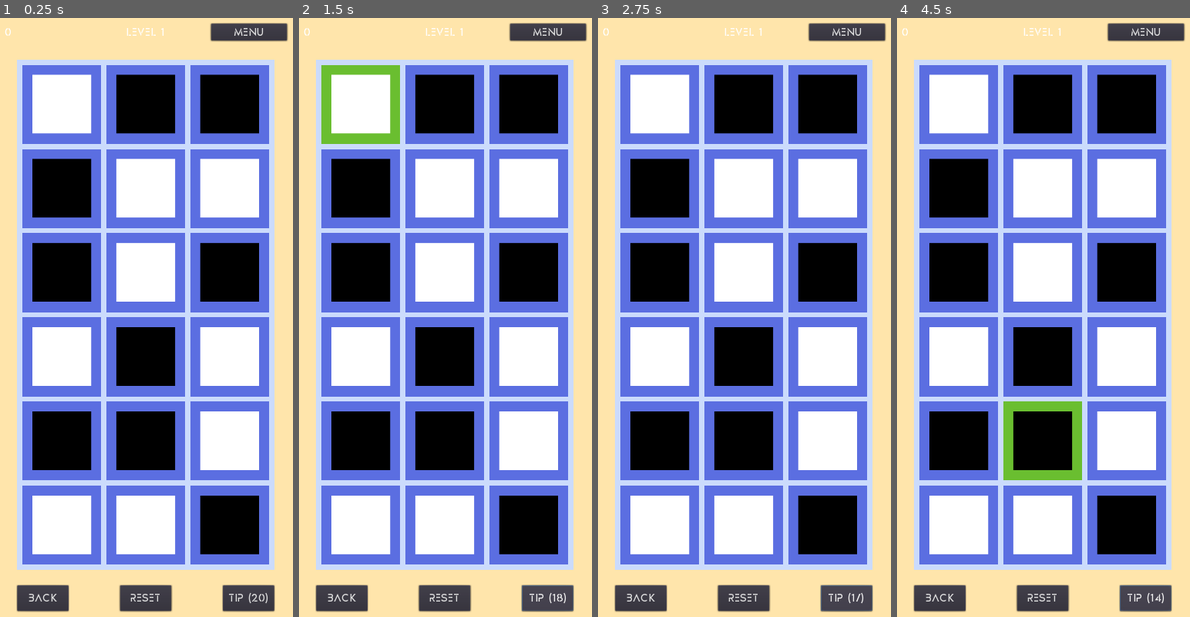
Above: before the commit, frames 1-4 (left to right).
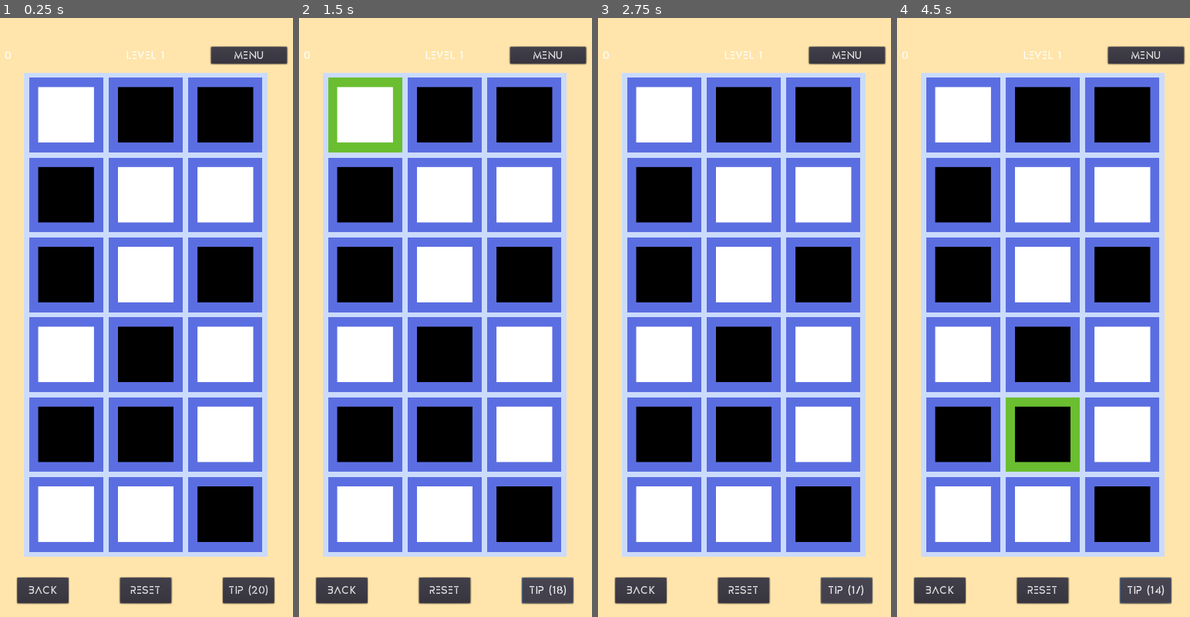
Above: after the commit, the same moments.

Repository: sisipun/SleepyCity
Game: Godot game, scene res://Game/Level/Generated/GeneratedLevel.tscn
Same seed, same stepped clock (60 frames per second), same inputs: the game is played once before the commit and once after it. This scene is started directly instead of the project's main scene.
Inputs:
- Up to frame 1 (0.25 s): no input
- Up to frame 2 (1.5 s): click "Tip (20)" at 0.5 s; click "Tip (19)" at 1.25 s
- Up to frame 3 (2.75 s): click "Tip (18)" at 2 s
- Up to frame 4 (4.5 s): click "Tip (17)" at 2.75 s; click "Tip (16)" at 3.5 s; click "Tip (15)" at 4.25 s

The runs differ from the first frame. In frame 1, 34% of the frame differs, in the area x 1-99%, y 0-100%; in frame 2, 34%; in frame 3, 34%; in frame 4, 34%.

Commit message:
Iphne notch view fix

Diff:
--- a/Game/Level/Interface/Interface.tscn
+++ b/Game/Level/Interface/Interface.tscn
@@ -17,7 +17,7 @@
 
 [node name="Top" type="HBoxContainer" parent="."]
 anchor_right = 1.0
-margin_top = 25.0
+margin_top = 70.0
 __meta__ = {
 "_edit_use_anchors_": false
 }
@@ -80,8 +80,8 @@
 anchor_top = 1.0
 anchor_right = 1.0
 anchor_bottom = 1.0
-margin_top = -75.0
-margin_bottom = -25.0
+margin_top = -90.0
+margin_bottom = -55.0
 __meta__ = {
 "_edit_use_anchors_": false
 }
@@ -119,11 +119,12 @@
 __meta__ = {
 "_edit_use_anchors_": false
 }
+
 [connection signal="init" from="." to="Top/CenterLabels/LevelLabel" method="_on_init"]
 [connection signal="reset" from="." to="Top/LeftLabel/StepLabel" method="_on_reset"]
 [connection signal="step" from="." to="Top/LeftLabel/StepLabel" method="_on_step"]
 [connection signal="pressed" from="Top/Buttons/MenuButton" to="." method="_on_menu_pressed"]
 [connection signal="pressed" from="Bottom/Buttons/StepBackButton" to="." method="_on_step_back_pressed"]
 [connection signal="pressed" from="Bottom/Buttons/ResetButton" to="." method="_on_reset_pressed"]
+[connection signal="pressed" from="Bottom/Buttons/TipButton" to="." method="_on_tip_pressed"]
 [connection signal="pressed" from="Bottom/Buttons/TipButton" to="Bottom/Buttons/TipButton" method="_on_pressed"]
-[connection signal="pressed" from="Bottom/Buttons/TipButton" to="." method="_on_tip_pressed"]
--- a/Game/Level/Level.tscn
+++ b/Game/Level/Level.tscn
@@ -23,13 +23,14 @@
 }
 
 [node name="LevelArea" parent="." instance=ExtResource( 1 )]
-position = Vector2( 50, 100 )
+position = Vector2( 50, 130 )
 
 [node name="InterfaceLayer" type="CanvasLayer" parent="."]
 
 [node name="Interface" parent="InterfaceLayer" instance=ExtResource( 2 )]
 
 [node name="LevelCompletePopup" parent="InterfaceLayer" instance=ExtResource( 6 )]
+
 [connection signal="step" from="LevelArea" to="InterfaceLayer/Interface" method="_on_step"]
 [connection signal="reset" from="InterfaceLayer/Interface" to="LevelArea" method="_on_reset"]
 [connection signal="step_back" from="InterfaceLayer/Interface" to="LevelArea" method="_on_step_back"]
--- a/project.godot
+++ b/project.godot
@@ -49,7 +49,7 @@
 
 window/size/width=600
 window/size/height=1200
-window/handheld/orientation="portrait"
+window/handheld/orientation="sensor_portrait"
 window/stretch/mode="2d"
 window/stretch/aspect="expand"
 
